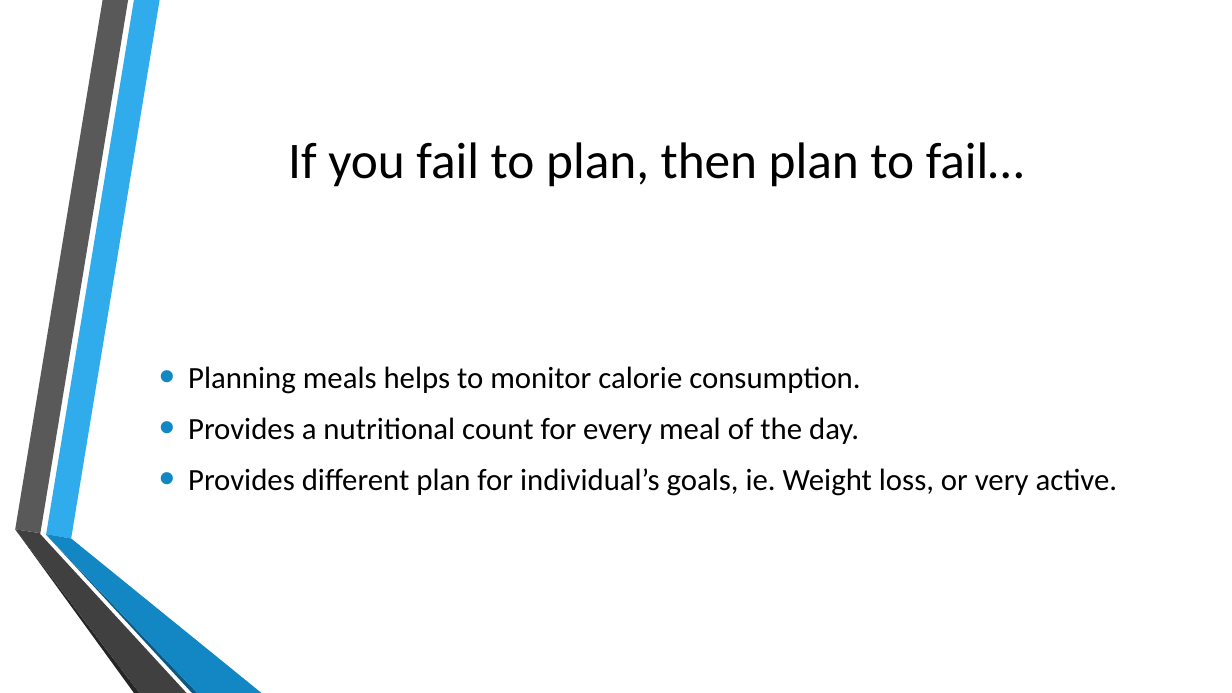
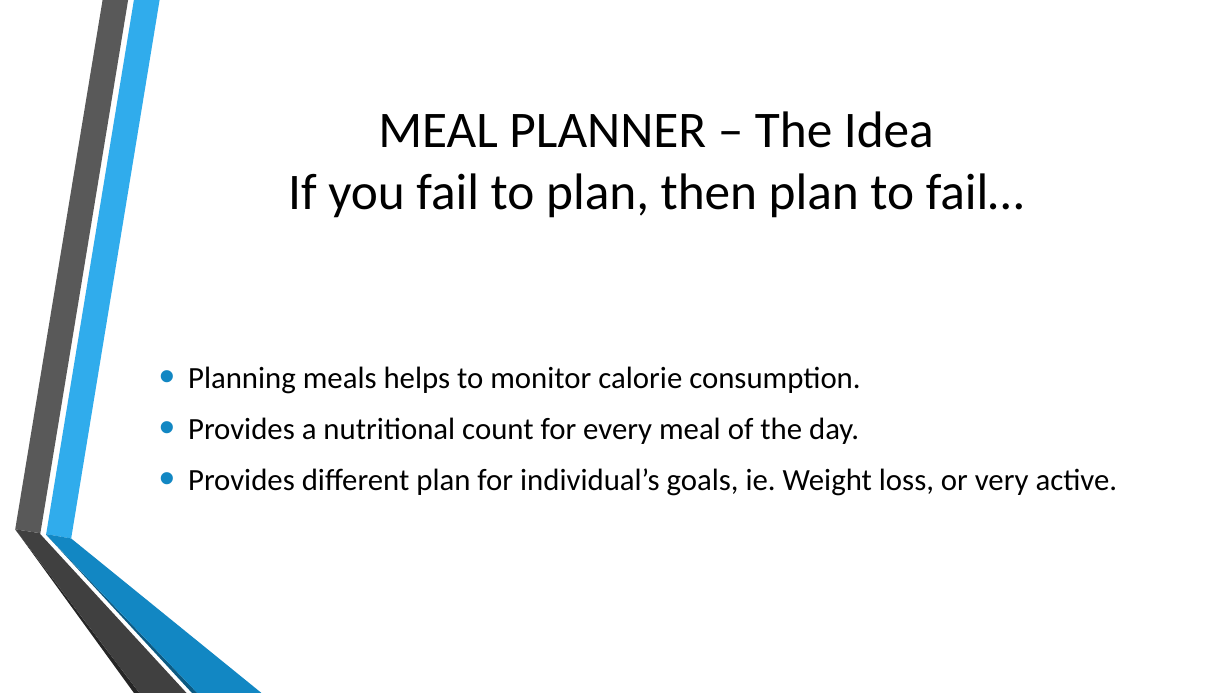
Before and after one commit to dpalucci/ProjectHealth, a slide deck: slide 3 of ProjectHealthPPT.pptx. Drawn at 1232x693 pixels with LibreOffice and Linux fonts; fonts in the diff are those of the drawing; background and template pictures are left out. Boxes give left, top, right and bottom in pixels: in the first picture for what was removed or moved away, otherwise in the second. Text is boxed around its words. In the diff, an @@ line names an element or a change of style, - is before the commit and + after.

```diff
--- a/ProjectHealthPPT.pptx
+++ b/ProjectHealthPPT.pptx
@@ title at (x1=288, y1=111, x2=1024, y2=218): text changed @@
-If you fail to plan, then plan to fail…
+MEAL PLANNER – The Idea
+If you fail to plan, then plan to fail…
```
Also in this commit, not shown: 1 other slide changed, 8 slides added, 8 other files.
